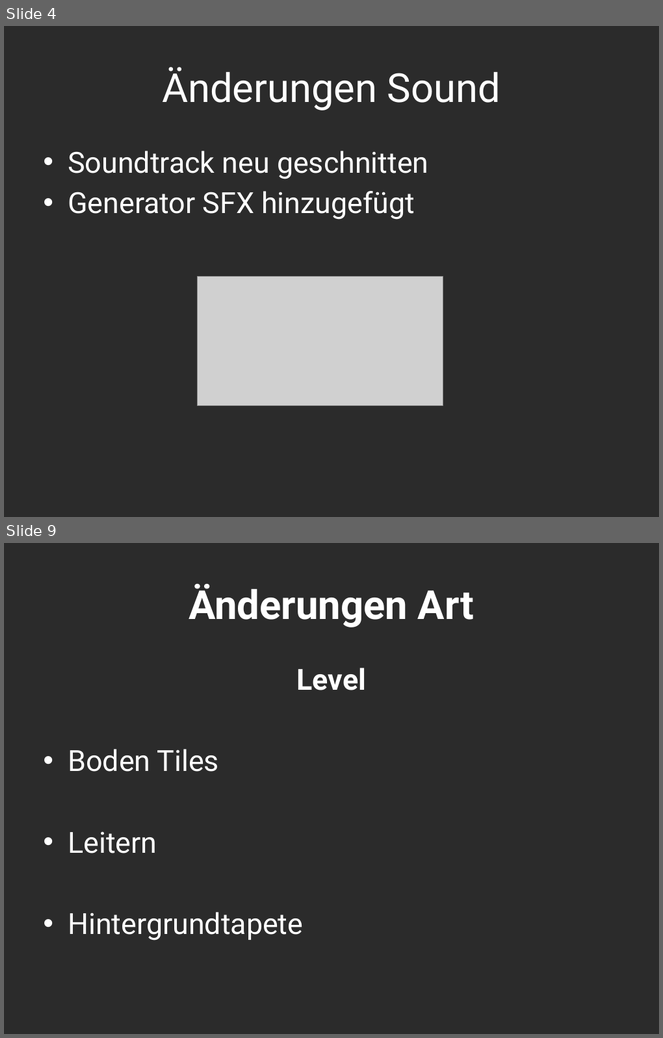
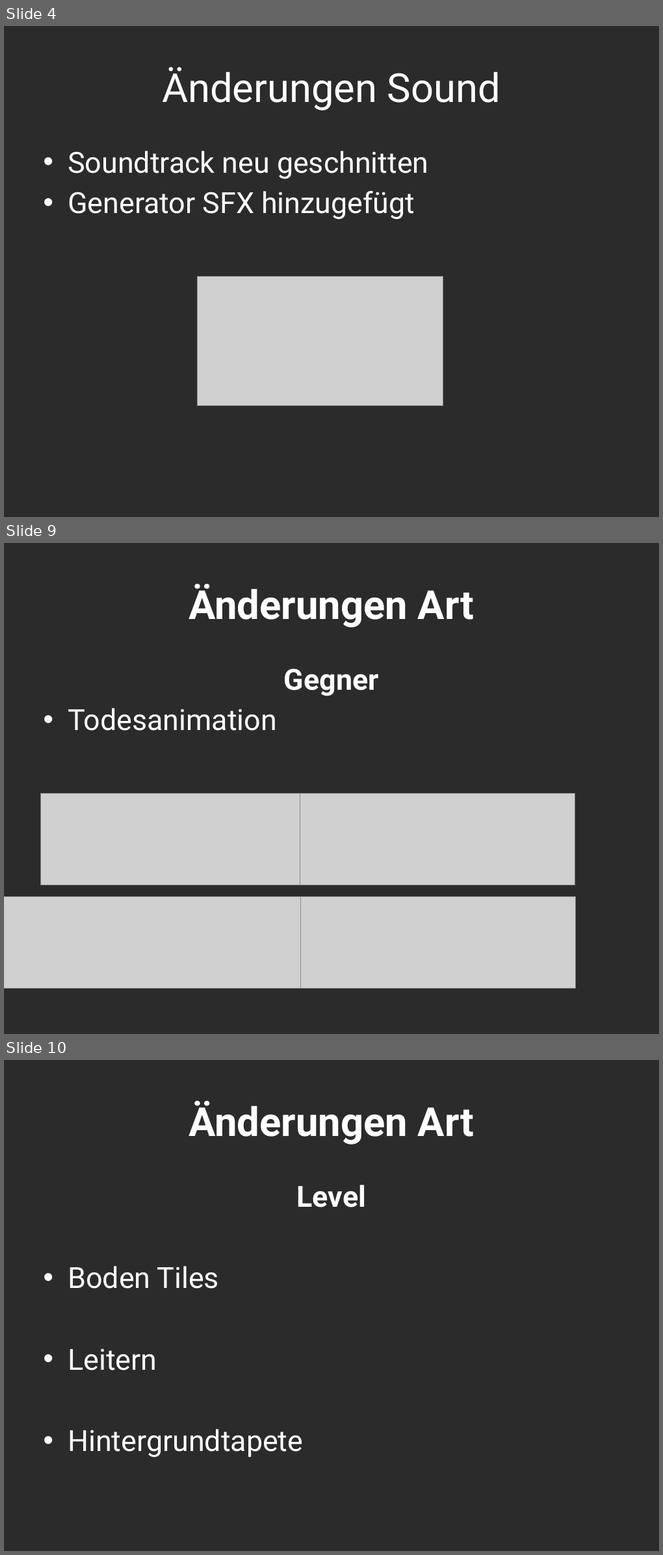
Before and after one commit to Assertores/HammerMan, a slide deck: Documentation/PowerPoint/HammerjaegerGate02.pptx. Shown one above the other, each under a label of ours: slides 4 and 9 before the commit, slides 4, 9 and 10 after it; the slides between them are not shown. The pictures are 663x1038 and 663x1555 pixels, drawn with LibreOffice and Linux fonts; fonts in the diff are those of the drawing; grey boxes stand for pictures; background and template pictures are left out; a plain dark background stands for a picture behind light text. Boxes give left, top, right and bottom in pixels: in the first picture for what was removed or moved away, otherwise in the second. Text is boxed around its words. In the diff, an @@ line names an element or a change of style, - is before the commit and + after.

```diff
--- a/Documentation/PowerPoint/HammerjaegerGate02.pptx
+++ b/Documentation/PowerPoint/HammerjaegerGate02.pptx
@@ slide 9 added at [4,543,659,1034], background picture (left out) @@
@@ title added at [189,583,474,627], 44 pt, text #FFFFFF, bold @@
+Änderungen Art
@@ text added at [68,668,379,731], 32 pt, text #FFFFFF @@
+Gegner
+• Todesanimation
@@ picture added at [40,794,316,886] @@
@@ picture added at [300,794,575,886] @@
@@ picture added at [4,897,371,988] @@
@@ picture added at [301,897,576,988] @@
@@ what was slide 9 is now slide 10 @@
```
Also in this commit, not shown: 8 slides changed, 2 other slides added, 13 other files.
